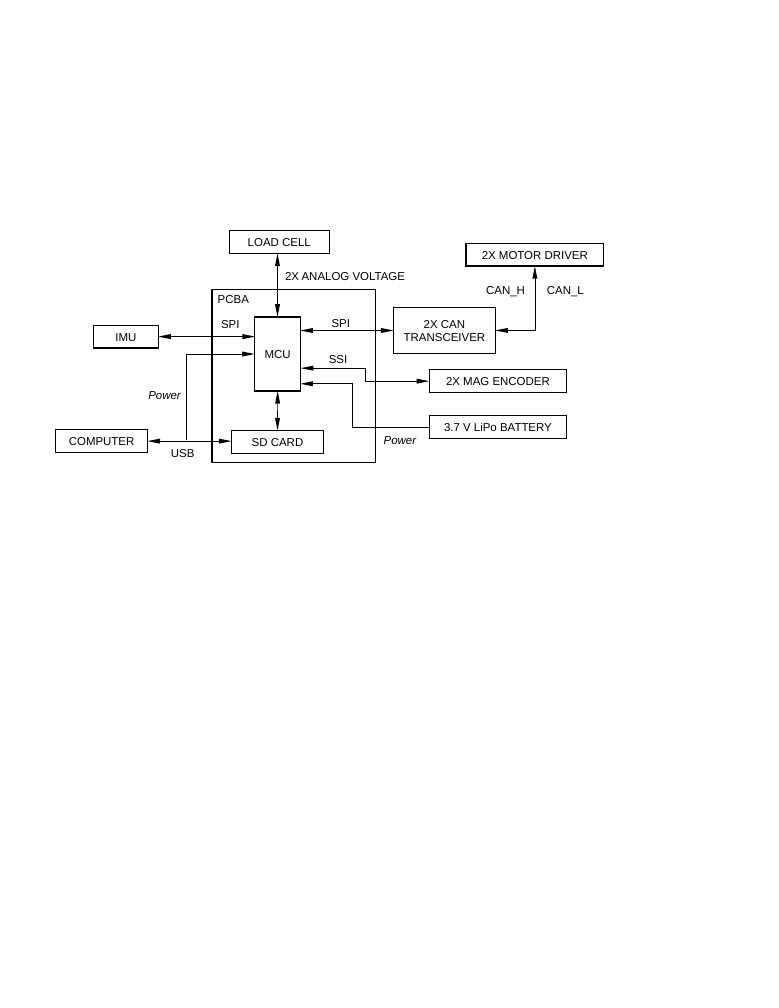
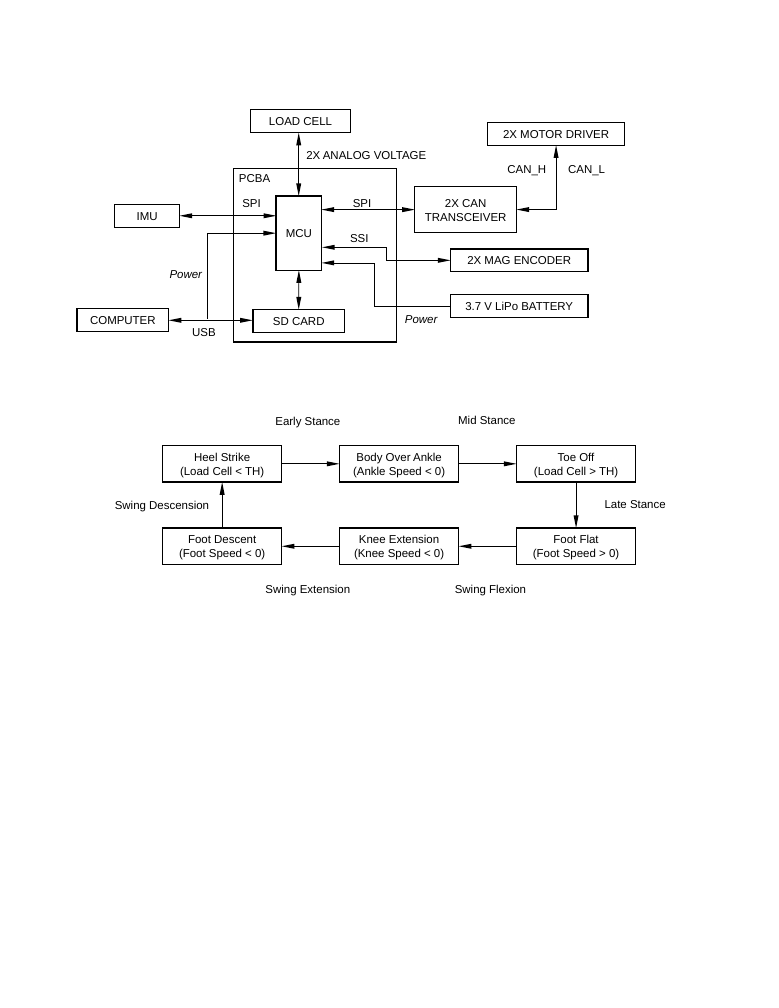
Before and after one commit to gb2835/Prosthesis-v1-Firmware, a slide deck: slide 1 of Documents/Figures/_Figures.pptx. Drawn at 779x1008 pixels with LibreOffice and Linux fonts; fonts in the diff are those of the drawing. Boxes give left, top, right and bottom in pixels: in the first picture for what was removed or moved away, otherwise in the second. Text is boxed around its words. In the diff, an @@ line names an element or a change of style, - is before the commit and + after.

```diff
--- a/Documents/Figures/_Figures.pptx
+++ b/Documents/Figures/_Figures.pptx
@@ 10 rectangles, 10 texts, 5 double arrows, 2 elbow arrows, 2 elbow double arrows: place and size @@
-10 rectangles, 10 texts, 5 double arrows, 2 elbow arrows, 2 elbow double arrows at (56, 230, 604, 463)
+10 rectangles, 10 texts, 5 double arrows, 2 elbow arrows, 2 elbow double arrows at (77, 110, 625, 342)
@@ group added at (115, 415, 666, 596): 6 rectangles, 6 arrows, 6 texts @@
+Foot Flat
+(Foot Speed > 0)
+Body Over Ankle
+(Ankle Speed < 0)
+Toe Off
+(Load Cell > TH)
+Knee Extension
+(Knee Speed < 0)
+Foot Descent
+(Foot Speed < 0)
+Heel Strike
+(Load Cell < TH)
+Early Stance
+Mid Stance
+Late Stance
+Swing Flexion
+Swing Extension
+Swing Descension
```
Also in this commit, not shown: 2 slides added, 7 other files.
